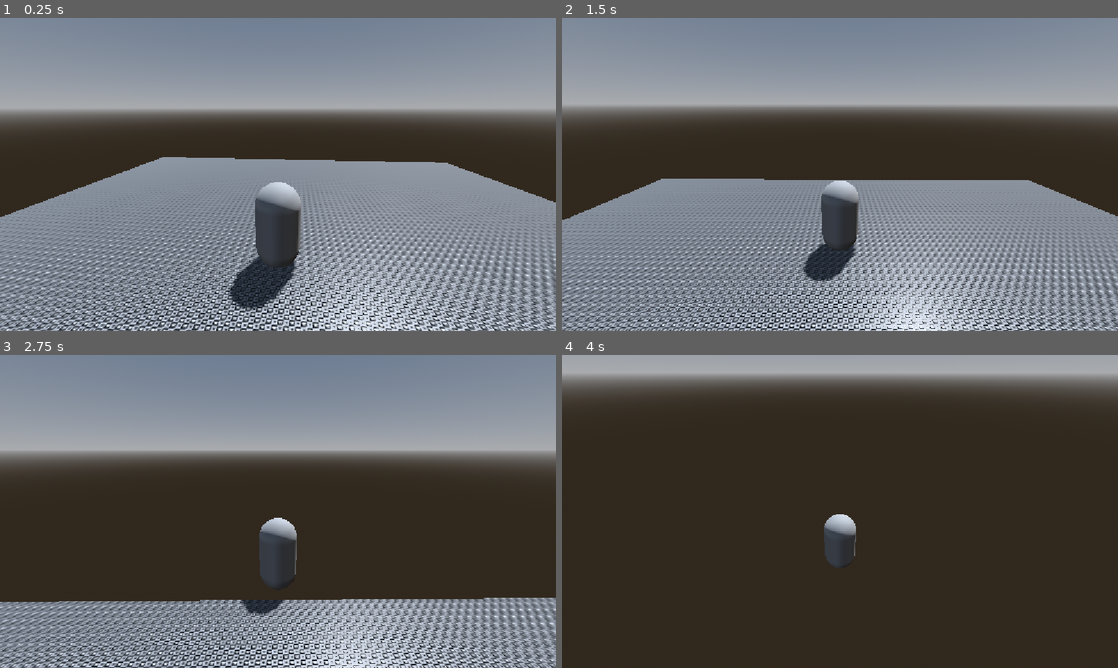
Above: before the commit, frames 1-4 (two rows, left to right).
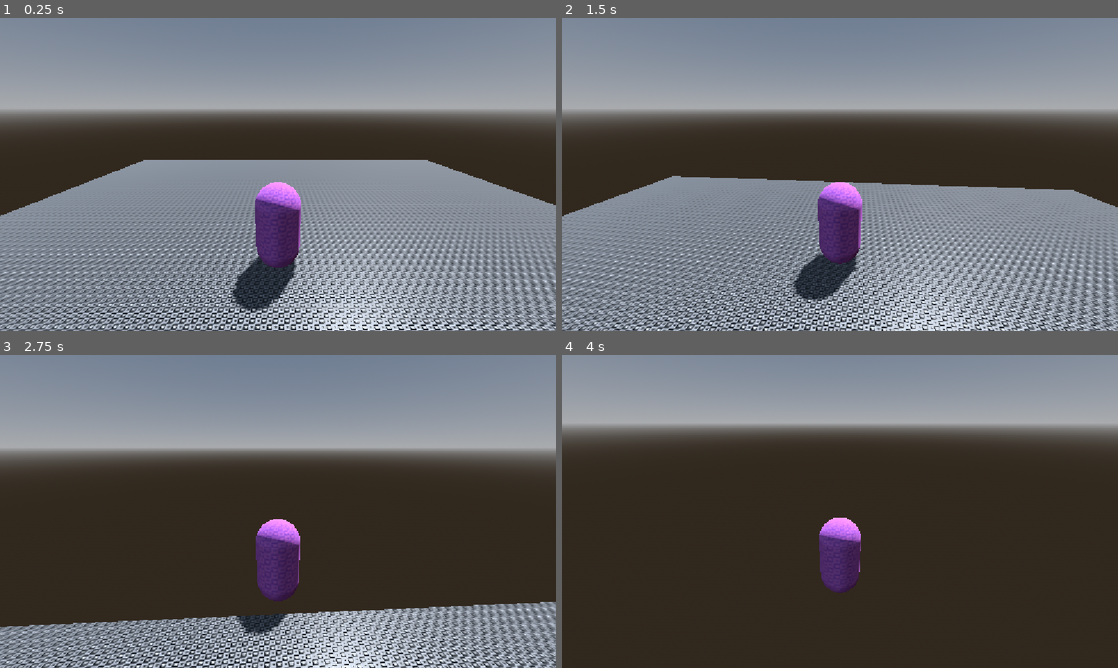
Above: after the commit, the same moments.

Repository: CrazyGG3r/Valor_2
Game: Godot game, scene res://main.tscn
Two runs of this game, one before a commit and one after it. Both use one fixed random seed, a clock stepped at 60 frames per second and the inputs below. The project has no main scene, so this scene is started directly.
Inputs (mouse positions are in pixels of both pictures, inside the frame that each line leads up to):
- Up to frame 1 (0.25 s): no input
- Up to frame 2 (1.5 s): tap Enter (ui_accept) at 0.5, 0.77 s; move the mouse to (867, 174) at 0.52 s; hold Up (ui_up) from 0.53 s (still down); move the mouse to (812, 174) at 1.27 s
- Up to frame 3 (2.75 s): keep holding Up (ui_up); tap Enter (ui_accept) at 1.52 s; move the mouse to (289, 505) at 2.02 s
- Up to frame 4 (4 s): keep holding Up (ui_up); move the mouse to (834, 517) at 2.77 s; tap Enter (ui_accept) at 3.02, 3.77 s; move the mouse to (878, 514) at 3.52 s

The runs differ from the first frame. In frame 1, 23% of the frame differs, in the area x 0-100%, y 44-100%; in frame 2, 26%; in frame 3, 19%; in frame 4, 28%, in the area x 0-100%, y 0-76%.

Commit message:
added and fixed camera, started entities, -going food afk xd. remember to add uh complete random ai enemy

Diff:
--- /dev/null
+++ b/Entities/enemy_base.tscn
@@ -0,0 +1,5 @@
+[gd_scene format=3 uid="uid://by53cs0pofken"]
+
+[node name="Node3D" type="CharacterBody3D" unique_id=1254779307]
+
+[node name="MeshInstance3D" type="MeshInstance3D" parent="." unique_id=1886087656]
--- a/Player/player.tscn
+++ b/Player/player.tscn
@@ -1,8 +1,14 @@
 [gd_scene format=3 uid="uid://b201jxalv8yne"]
 
 [ext_resource type="Script" uid="uid://dyrdsm0ryui6a" path="res://Player/player.gd" id="1_l8h54"]
+[ext_resource type="Texture2D" uid="uid://ooe2qiuluddt" path="res://Assets/tilempas/p.png" id="2_4ntmi"]
 
 [sub_resource type="CapsuleMesh" id="CapsuleMesh_xb0p8"]
+
+[sub_resource type="StandardMaterial3D" id="StandardMaterial3D_xb0p8"]
+albedo_texture = ExtResource("2_4ntmi")
+uv1_scale = Vector3(10, 10, 10)
+uv2_scale = Vector3(0, 0, 0)
 
 [sub_resource type="CapsuleShape3D" id="CapsuleShape3D_xb0p8"]
 
@@ -11,6 +17,7 @@
 
 [node name="MeshInstance3D" type="MeshInstance3D" parent="." unique_id=1643783020]
 mesh = SubResource("CapsuleMesh_xb0p8")
+surface_material_override/0 = SubResource("StandardMaterial3D_xb0p8")
 
 [node name="CollisionShape3D" type="CollisionShape3D" parent="." unique_id=1036231550]
 shape = SubResource("CapsuleShape3D_xb0p8")
--- a/scripts/camera_3d.gd
+++ b/scripts/camera_3d.gd
@@ -2,14 +2,26 @@
 
 @export var target_path: NodePath = "../Player"
 @export var offset := Vector3(0.0, 2.5, 4.0)
-@export var follow_speed := 5.0
+@export var rotation_follow_speed := 20.0  # higher = snappier turning
+@export var position_follow_speed := 20.0  # higher = snappier position catch-up
 
 @onready var target: Node3D = get_node(target_path)
+var current_yaw := 0.0
+
+func _ready() -> void:
+	if target:
+		current_yaw = target.rotation.y
 
 func _process(delta: float) -> void:
 	if target == null:
 		return
 
-	var desired_position := target.global_position + offset
-	global_position = global_position.lerp(desired_position, follow_speed * delta)
+	# Smoothly chase the player's yaw the SHORT way around, never cutting through the center
+	current_yaw = lerp_angle(current_yaw, target.rotation.y, 1.0 - exp(-rotation_follow_speed * delta))
+
+	var rotated_offset := offset.rotated(Vector3.UP, current_yaw)
+	var desired_position := target.global_position + rotated_offset
+
+	# Frame-rate independent smoothing (feels tighter than raw lerp)
+	global_position = global_position.lerp(desired_position, 1.0 - exp(-position_follow_speed * delta))
 	look_at(target.global_position + Vector3.UP * 1.2, Vector3.UP)
Binary file added: Assets/tilempas/3a.png
Not shown, added: Assets/tilempas/3a.png.import
Binary file added: Assets/tilempas/3b.png
Not shown, added: Assets/tilempas/3b.png.import
Binary file added: Assets/tilempas/BoltForged_TexPattern_Template.png
Not shown, added: Assets/tilempas/BoltForged_TexPattern_Template.png.import
Binary file added: Assets/tilempas/Tilemap.png
Not shown, added: Assets/tilempas/Tilemap.png.import
Binary file added: Assets/tilempas/b2.png
Not shown, added: Assets/tilempas/b2.png.import
Binary file added: Assets/tilempas/p.png
Not shown, added: Assets/tilempas/p.png.import
